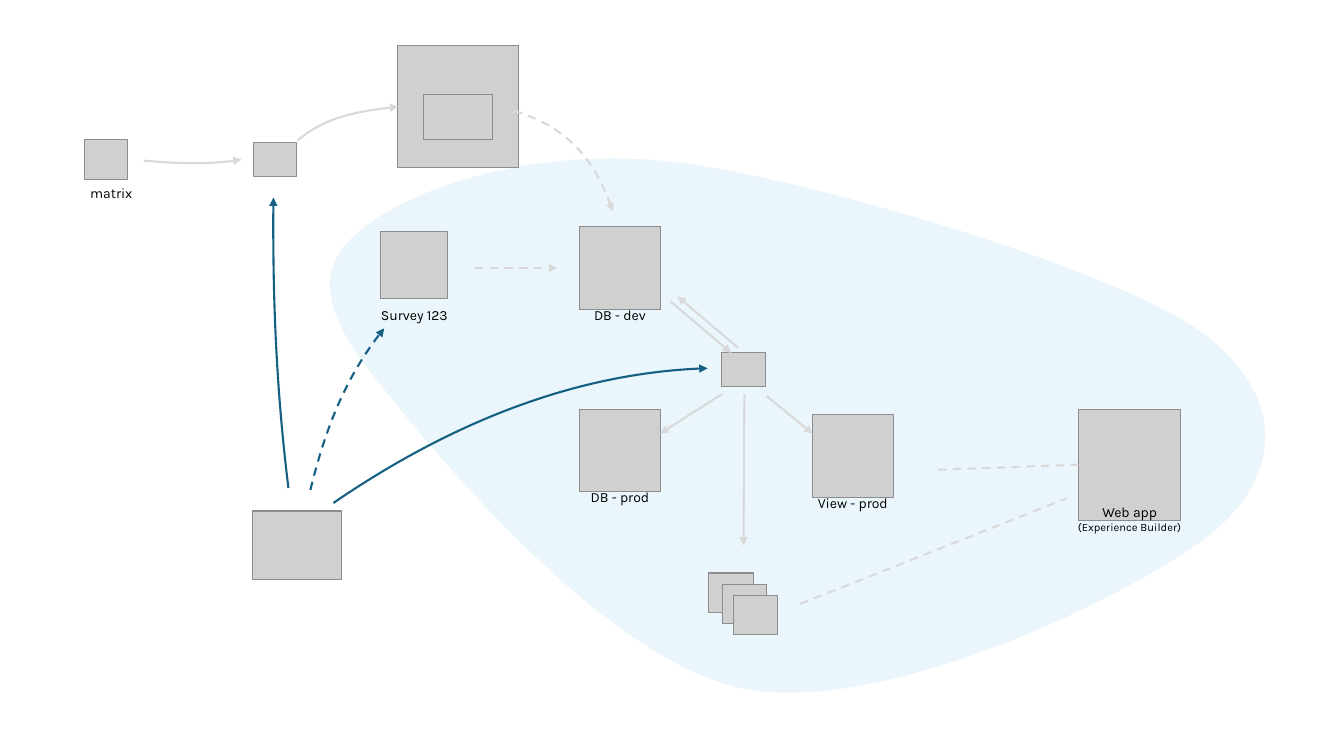
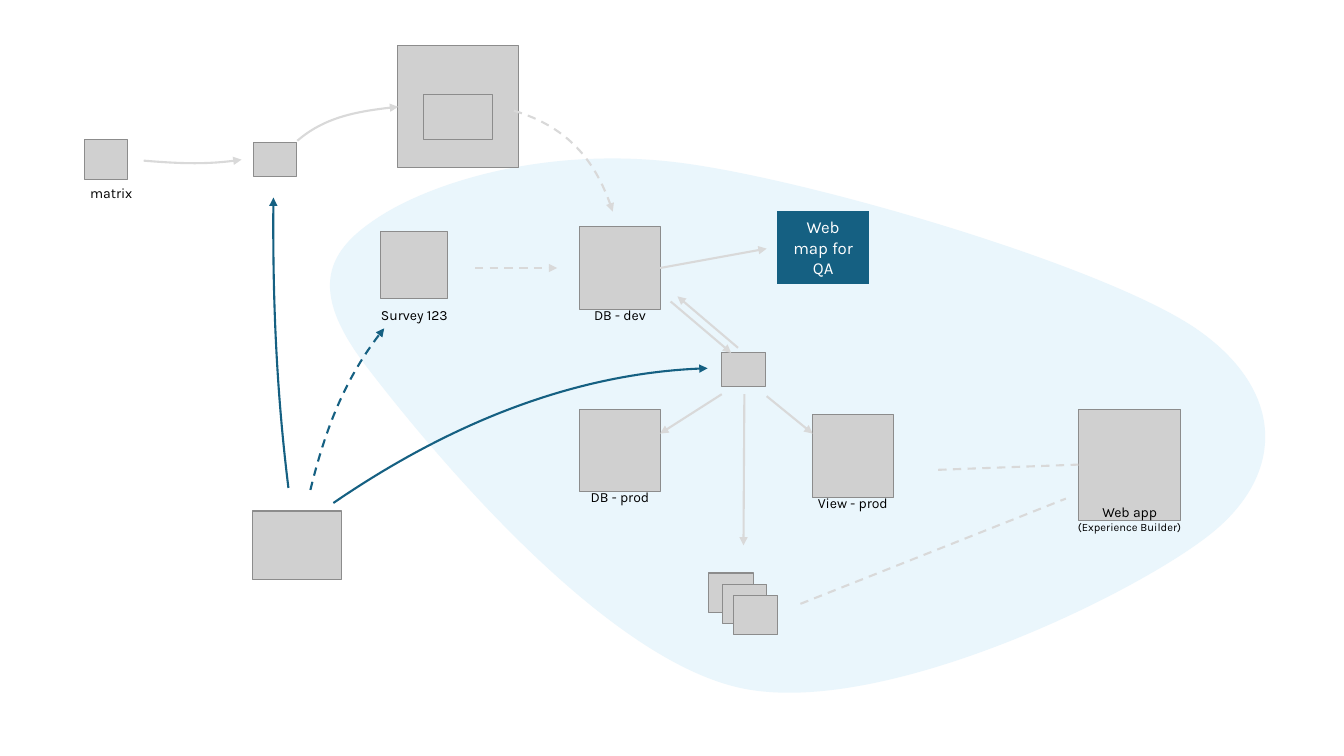
Before and after one commit to WA-Nearshore/seagrass-restoration-processing, a slide deck: slide 18 of docs/seagrass_restoration_storymap_notes.pptx (slide 13 before the commit). Drawn at 1344x756 pixels with LibreOffice and Linux fonts; fonts in the diff are those of the drawing; grey boxes stand for pictures. Boxes give left, top, right and bottom in pixels: in the first picture for what was removed or moved away, otherwise in the second. Text is boxed around its words. In the diff, an @@ line names an element or a change of style, - is before the commit and + after.

```diff
--- a/docs/seagrass_restoration_storymap_notes.pptx
+++ b/docs/seagrass_restoration_storymap_notes.pptx
@@ rectangle added at <box>778,213,869,283</box>, fill #156082, outline #156082 1.5 pt, 12 pt, text #FFFFFF @@
+Web map for QA
@@ arrow added from (660, 268) to (767, 249), #D9D9D9 1.5 pt @@
```
Also in this commit, not shown: 2 other slides changed, 5 slides added.
